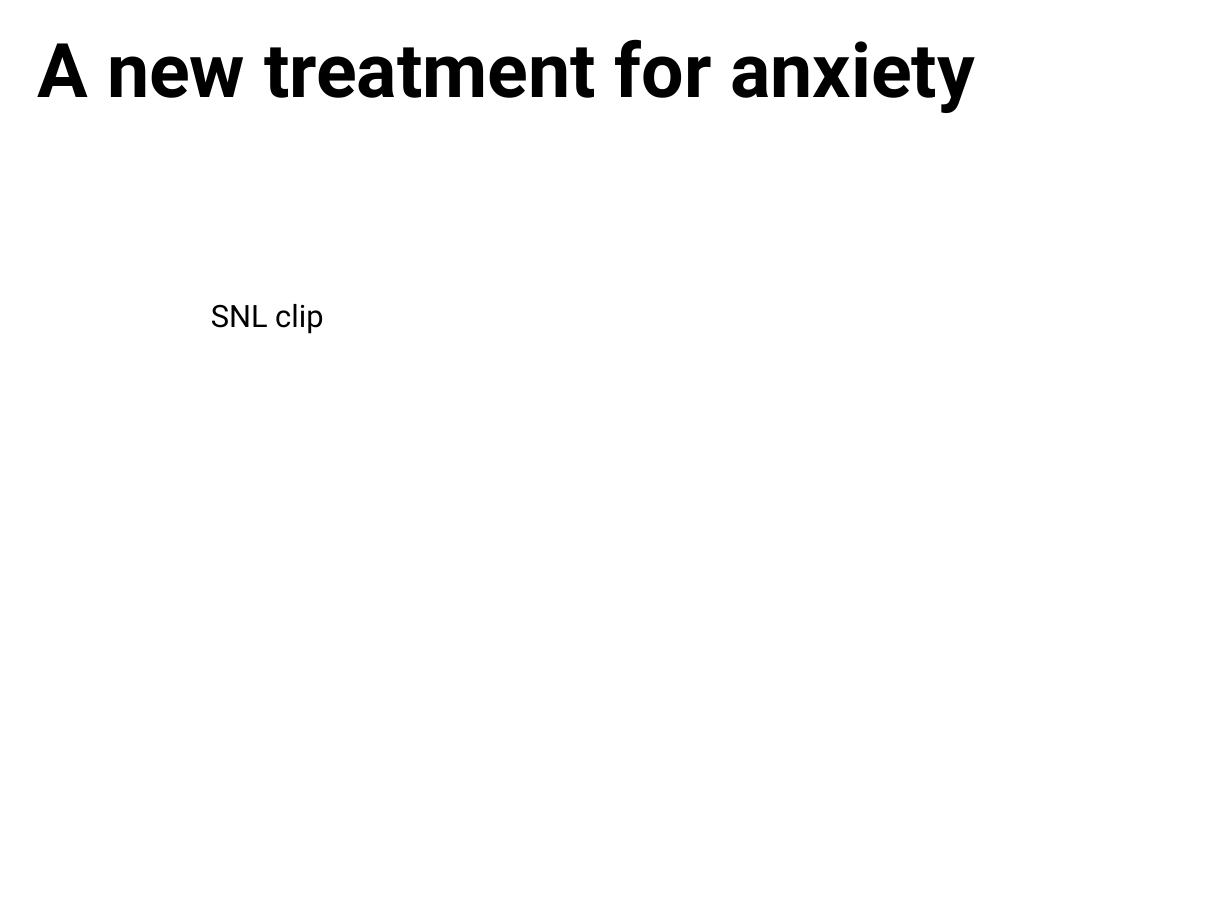
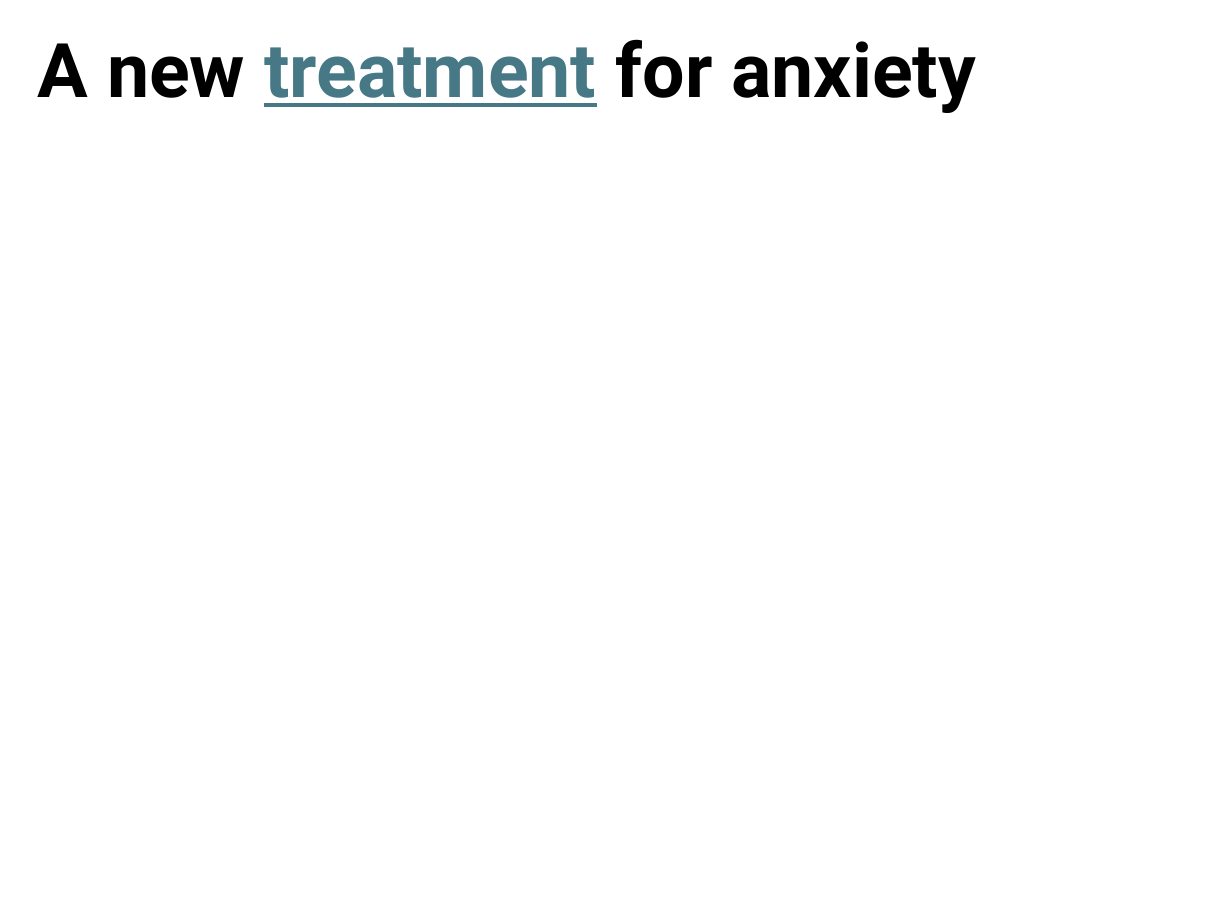
Before and after one commit to stevewhite16/stevewhite16.github.io, a slide deck: slide 21 of cap/methods 1 - validity.pptx. Drawn at 1232x924 pixels with LibreOffice and Linux fonts; fonts in the diff are those of the drawing. Boxes give left, top, right and bottom in pixels: in the first picture for what was removed or moved away, otherwise in the second. Text is boxed around its words. In the diff, an @@ line names an element or a change of style, - is before the commit and + after.

```diff
--- a/cap/methods 1 - validity.pptx
+++ b/cap/methods 1 - validity.pptx
@@ title "A new treatment for anxiety" at [38,39,976,113]: text colour #000000 to #467886, underline on in "treatment" @@
@@ text removed at [211,304,323,334] @@
-SNL clip
```
Also in this commit, not shown: 2 other files.
